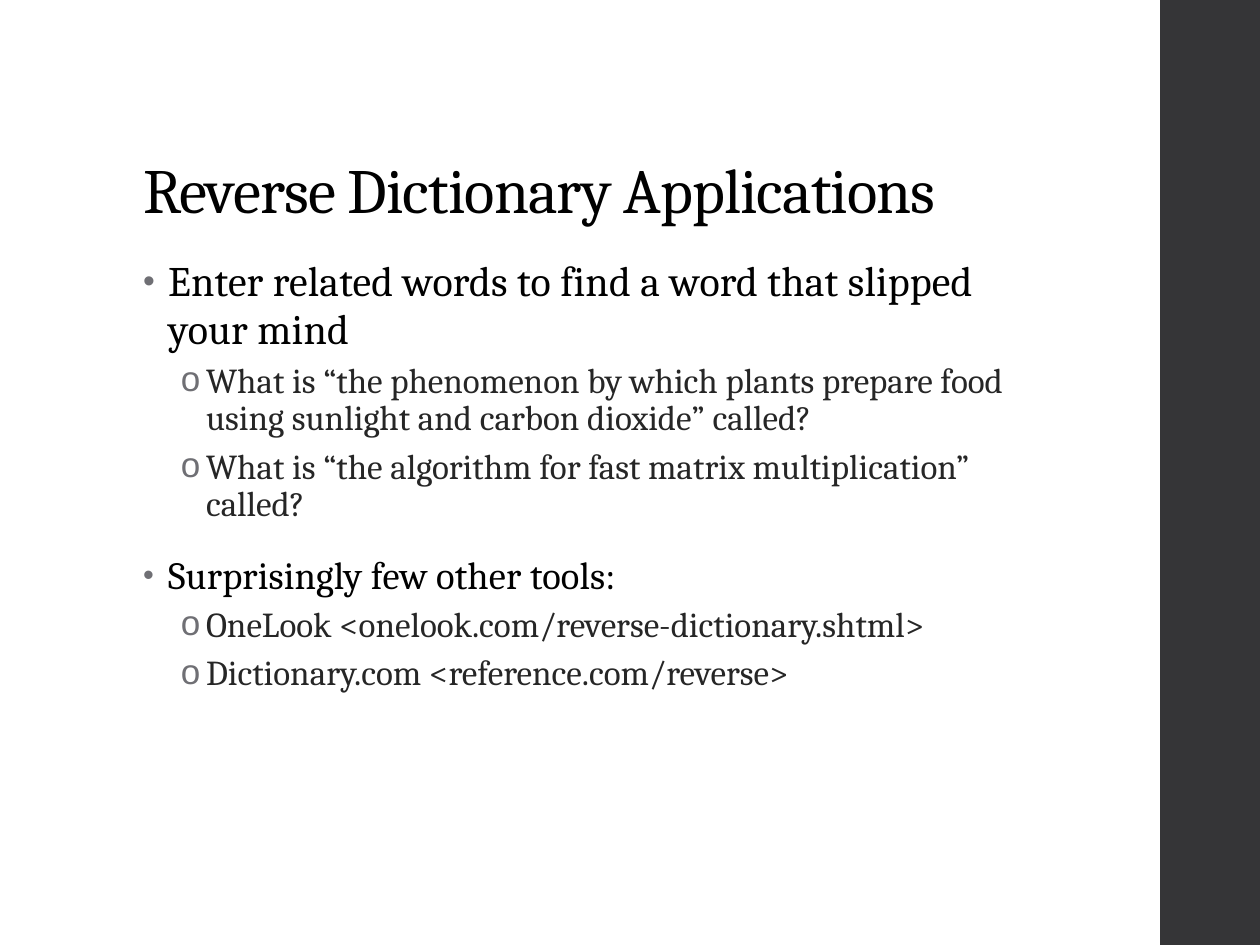
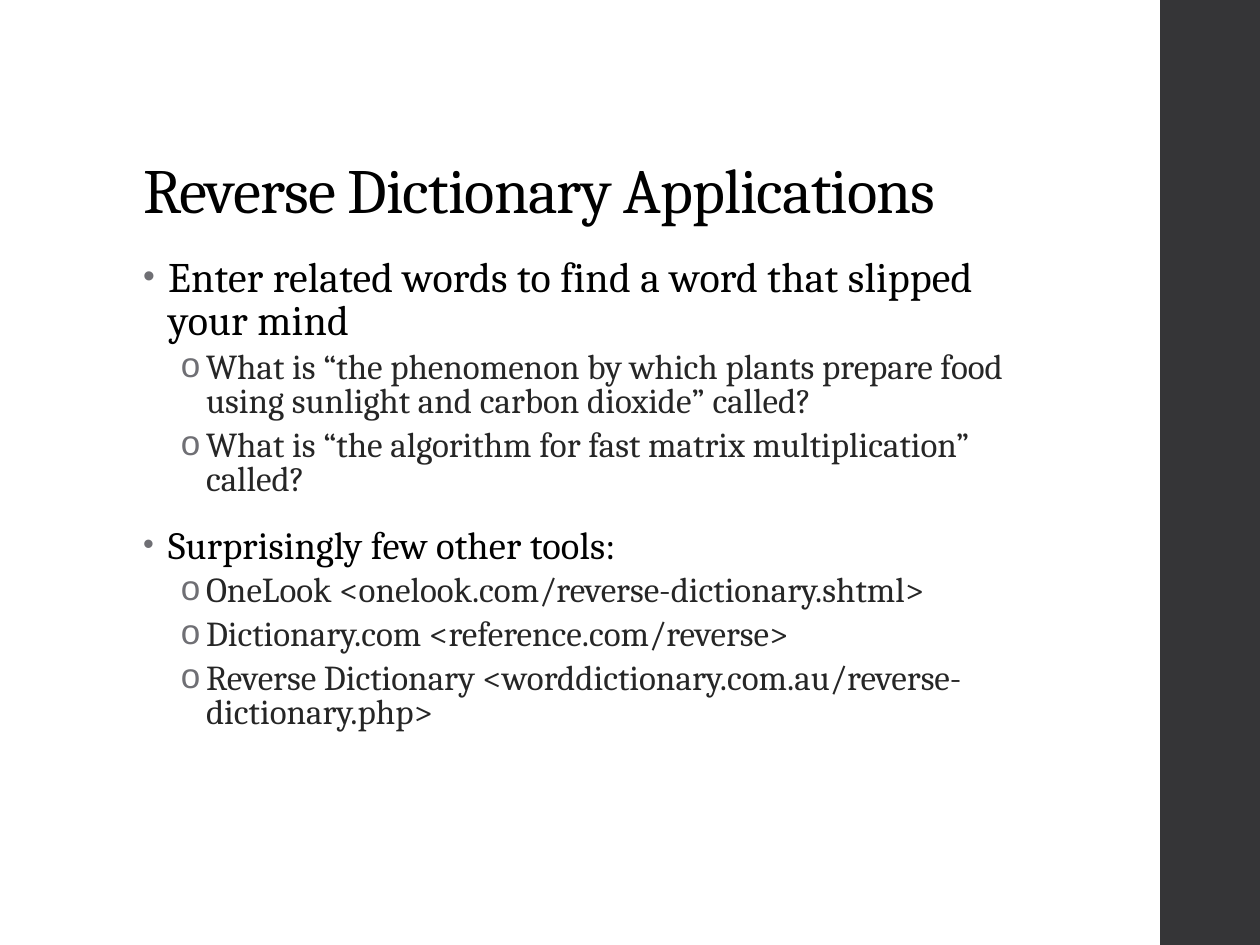
Before and after one commit to gthandavam/SunyVisD, a slide deck: slide 9 of final/doc/Final-Presentation-RevD.odp. Drawn at 1260x945 pixels with LibreOffice and Linux fonts; fonts in the diff are those of the drawing. Boxes give left, top, right and bottom in pixels: in the first picture for what was removed or moved away, otherwise in the second. Text is boxed around its words. In the diff, an @@ line names an element or a change of style, - is before the commit and + after.

Commit message:
Added another reverse dictionary.

```diff
--- a/final/doc/Final-Presentation-RevD.odp
+++ b/final/doc/Final-Presentation-RevD.odp
@@ text at [168, 262, 1002, 654]: line spacing 0.95 to 0.85; line spacing 0.9 to 0.8 @@
@@ text at [206, 665, 962, 732]: paragraph added @@
+  o Reverse Dictionary <worddictionary.com.au/reverse-dictionary.php>
```
Also in this commit, not shown: 1 other file.
